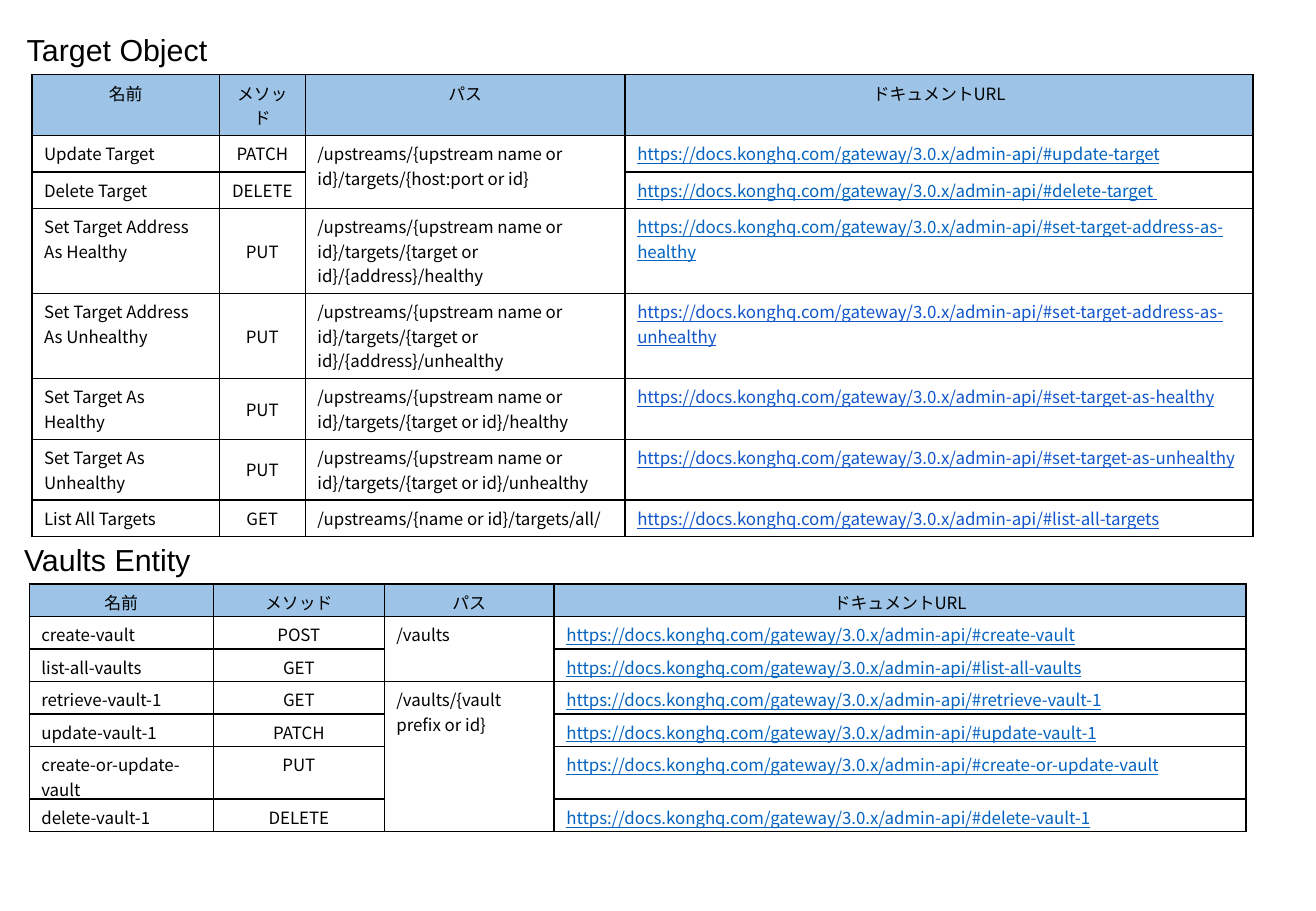
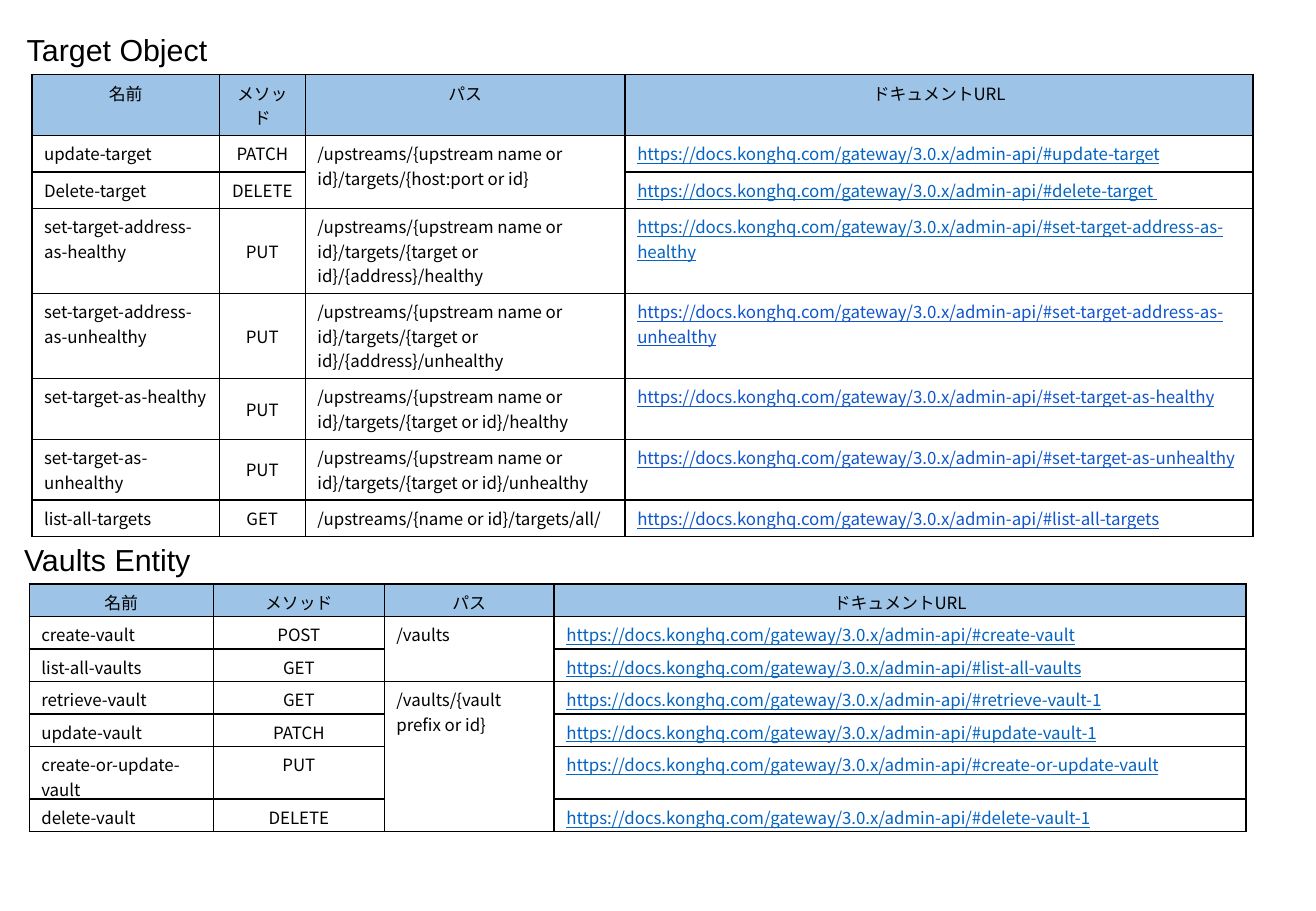
Before and after one commit to david3080/kongadminapi, a slide deck: slide 12 of KongAdminAPI.pptx. Drawn at 1316x911 pixels with LibreOffice and Linux fonts; fonts in the diff are those of the drawing. Boxes give left, top, right and bottom in pixels: in the first picture for what was removed or moved away, otherwise in the second. Text is boxed around its words. In the diff, an @@ line names an element or a change of style, - is before the commit and + after.

```diff
--- a/KongAdminAPI.pptx
+++ b/KongAdminAPI.pptx
@@ table at (x1=32, y1=74, x2=1253, y2=534) @@
-row 2, column 1: Update Target
+row 2, column 1: update-target
-row 3, column 1: Delete Target
+row 3, column 1: Delete-target
-row 4, column 1: Set Target Address As Healthy
+row 4, column 1: set-target-address-as-healthy
-row 5, column 1: Set Target Address As Unhealthy
+row 5, column 1: set-target-address-as-unhealthy
-row 6, column 1: Set Target As Healthy
+row 6, column 1: set-target-as-healthy
-row 7, column 1: Set Target As Unhealthy
+row 7, column 1: set-target-as-unhealthy
-row 8, column 1: List All Targets
+row 8, column 1: list-all-targets
@@ table at (x1=29, y1=584, x2=1248, y2=833) @@
-row 4, column 1: retrieve-vault-1
+row 4, column 1: retrieve-vault
-row 5, column 1: update-vault-1
+row 5, column 1: update-vault
-row 7, column 1: delete-vault-1
+row 7, column 1: delete-vault
```
Also in this commit, not shown: 8 other slides changed, 2 other files.
